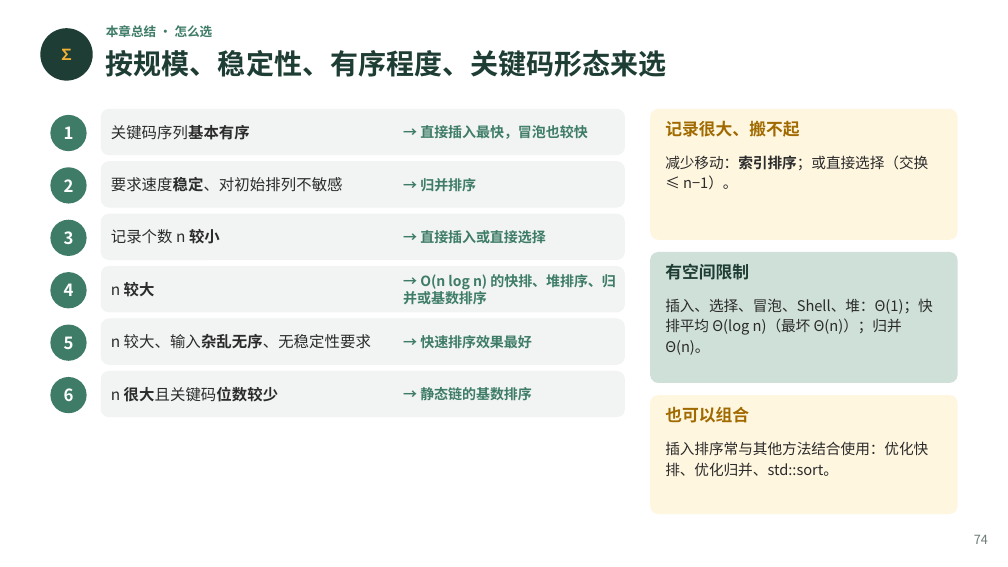
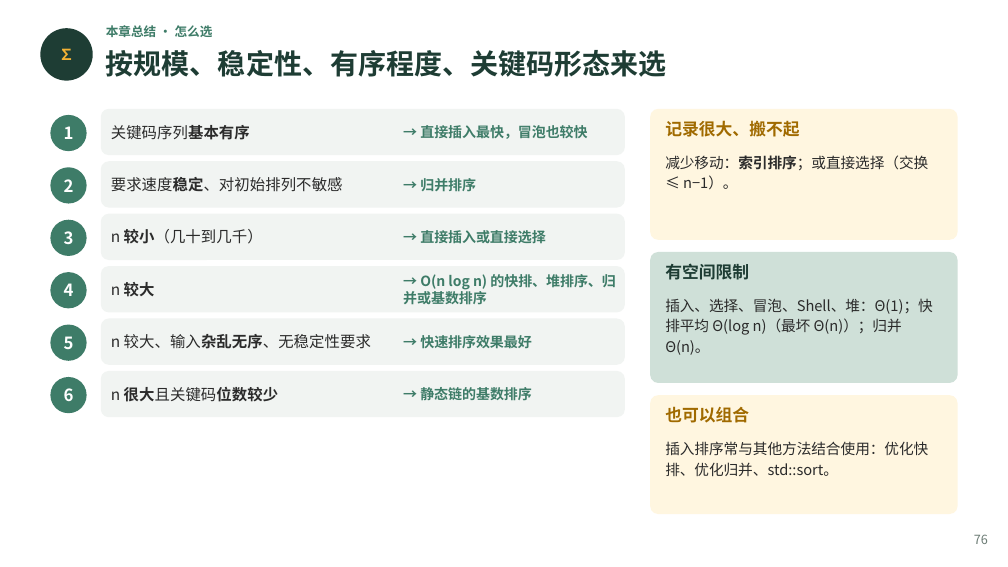
Before and after one commit to GMyhf/2026fall-cs201, a slide deck: slide 76 of courseware/202609_DSA_08_Sorting.pptx (slide 74 before the commit). Drawn at 1008x567 pixels with LibreOffice and Linux fonts; fonts in the diff are those of the drawing. Boxes give left, top, right and bottom in pixels: in the first picture for what was removed or moved away, otherwise in the second. Text is boxed around its words. In the diff, an @@ line names an element or a change of style, - is before the commit and + after.

```diff
--- a/courseware/202609_DSA_08_Sorting.pptx
+++ b/courseware/202609_DSA_08_Sorting.pptx
@@ text at [111,229,263,244]: text changed @@
-记录个数 n 较小
+n 较小（几十到几千）
@@ text at [974,534,988,544]: text changed @@
-74
+76
```
Also in this commit, not shown: 48 other slides changed, 2 slides added, 2 other files.
